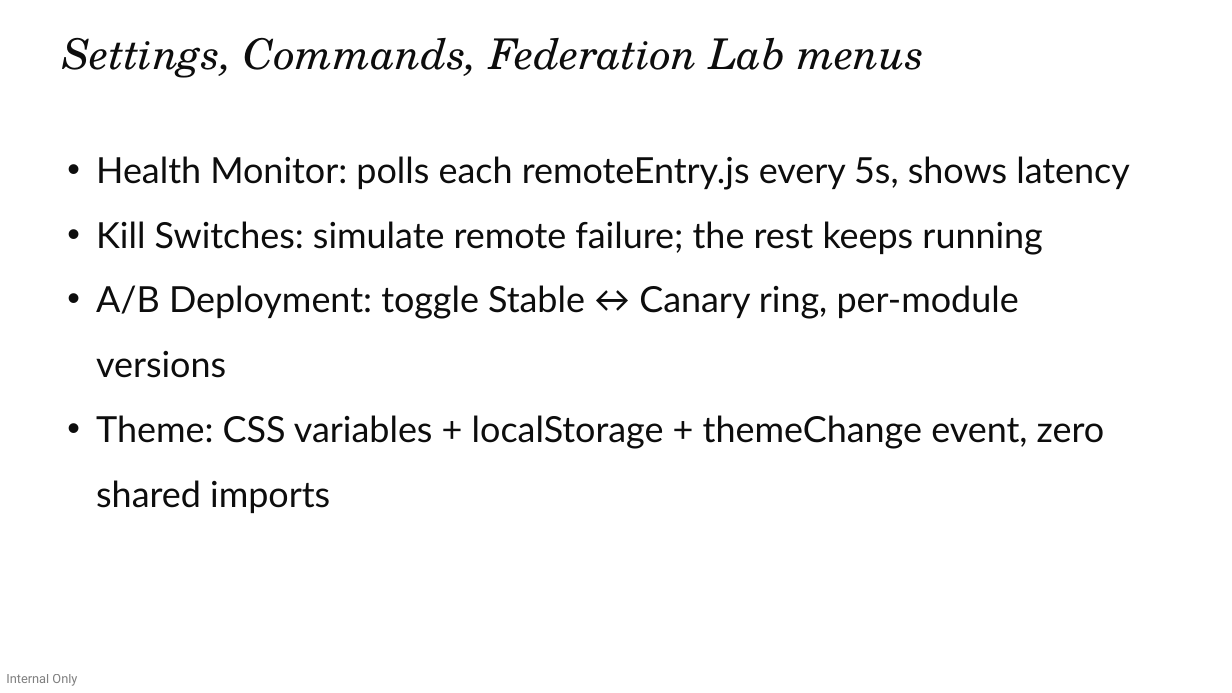
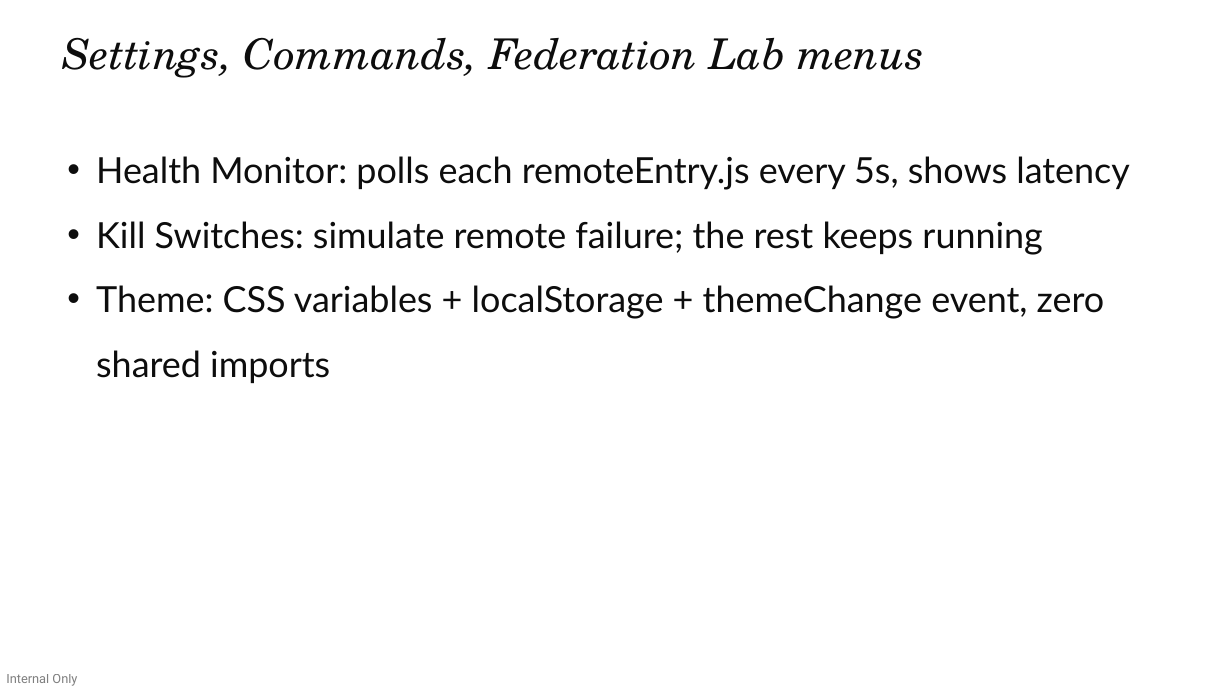
Before and after one commit to devlinduldulao/module-federation-demo, a slide deck: slide 25 of presentation/module-federation.pptx. Drawn at 1232x693 pixels with LibreOffice and Linux fonts; fonts in the diff are those of the drawing. Boxes give left, top, right and bottom in pixels: in the first picture for what was removed or moved away, otherwise in the second. Text is boxed around its words. In the diff, an @@ line names an element or a change of style, - is before the commit and + after.

```diff
--- a/presentation/module-federation.pptx
+++ b/presentation/module-federation.pptx
@@ text at (x1=96, y1=285, x2=1019, y2=378): paragraph removed @@
-• A/B Deployment: toggle Stable ↔ Canary ring, per-module versions
```
Also in this commit, not shown: 8 other files.
